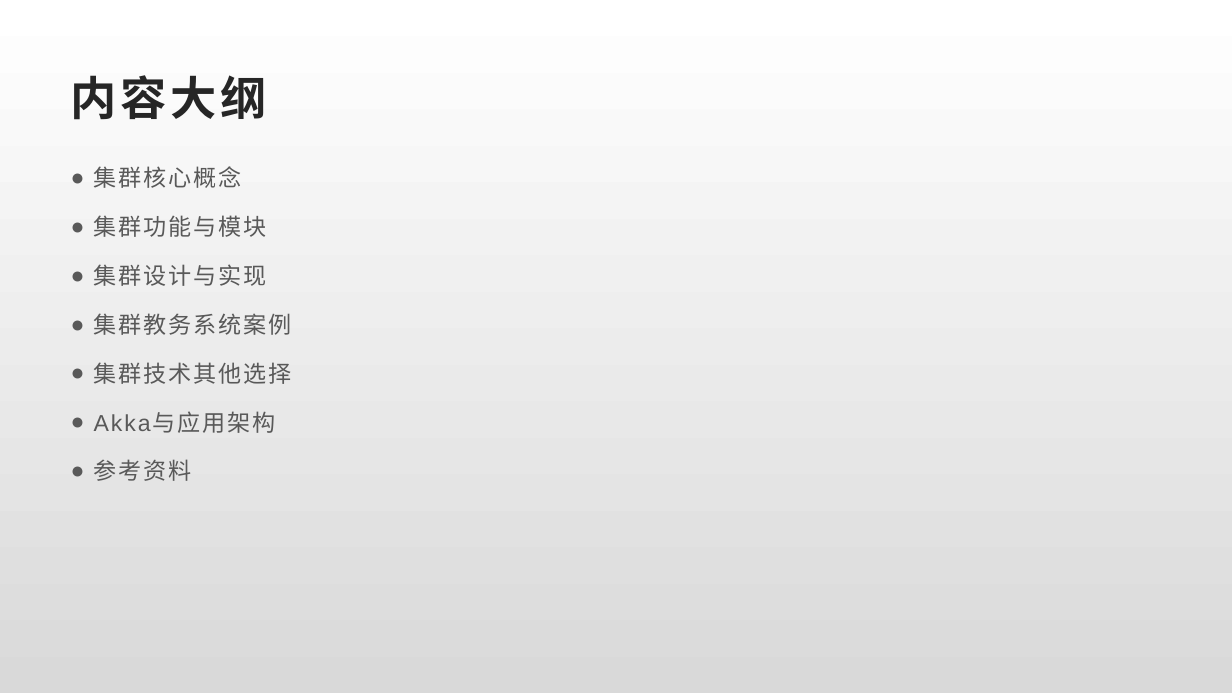
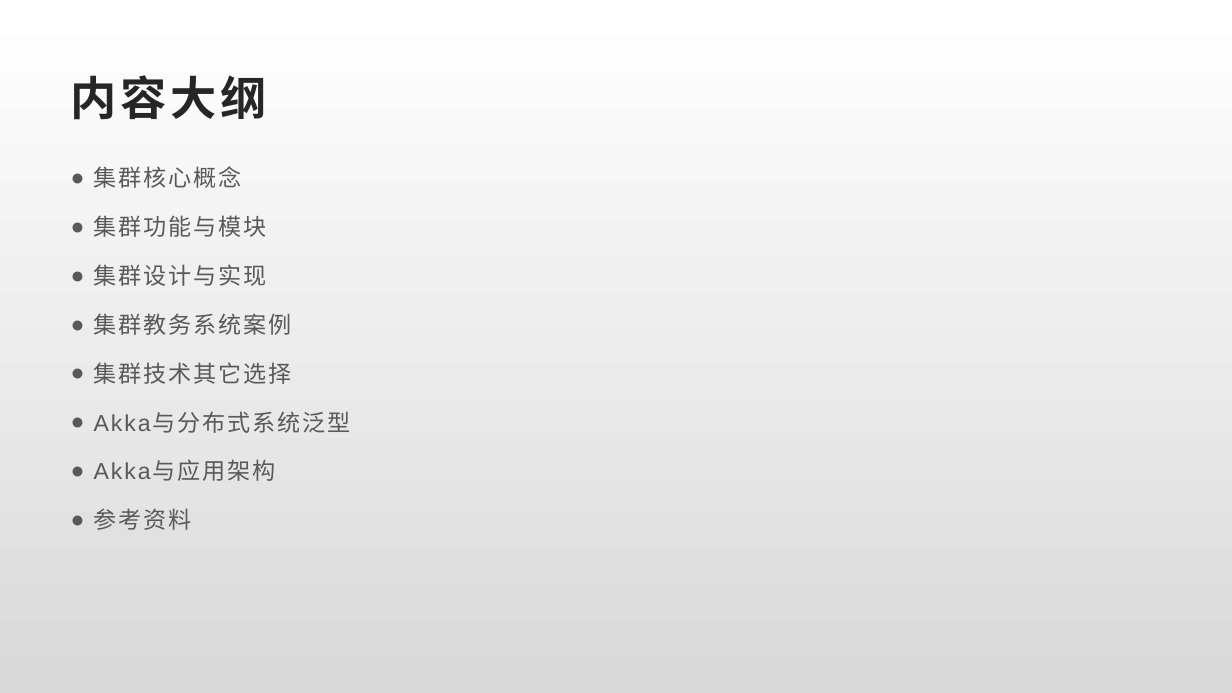
Before and after one commit to xiaozhiliaoo/my-slides, a slide deck: slide 2 of akka-classic-cluster.pptx. Drawn at 1232x693 pixels with LibreOffice and Linux fonts; fonts in the diff are those of the drawing. Boxes give left, top, right and bottom in pixels: in the first picture for what was removed or moved away, otherwise in the second. Text is boxed around its words. In the diff, an @@ line names an element or a change of style, - is before the commit and + after.

```diff
--- a/akka-classic-cluster.pptx
+++ b/akka-classic-cluster.pptx
@@ text at bbox=[94, 362, 351, 433]: text changed @@
-● 集群技术其他选择
+● 集群技术其它选择
+● Akka与分布式系统泛型
```
Also in this commit, not shown: 6 other slides changed, 1 slide added.
